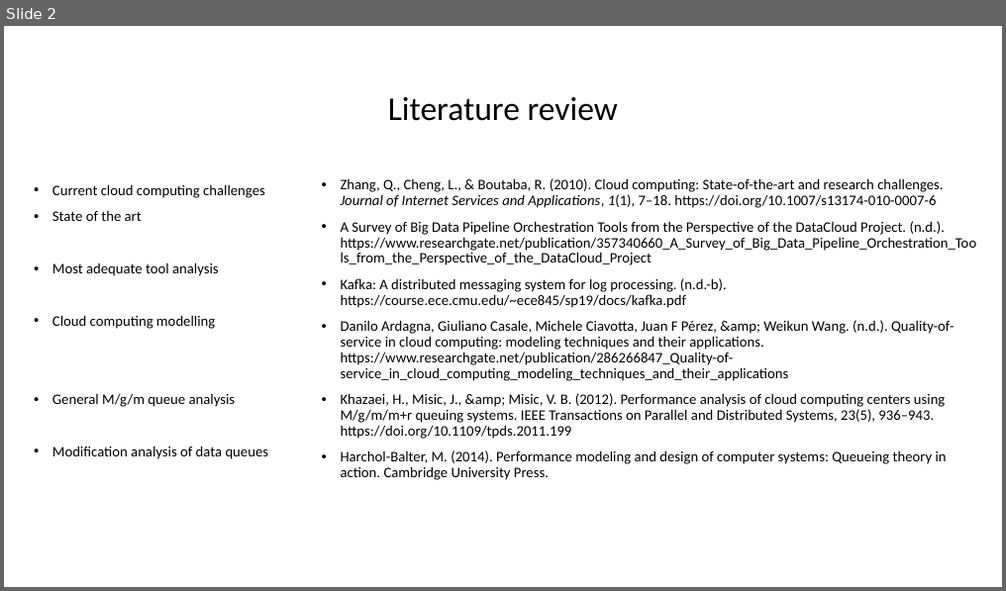
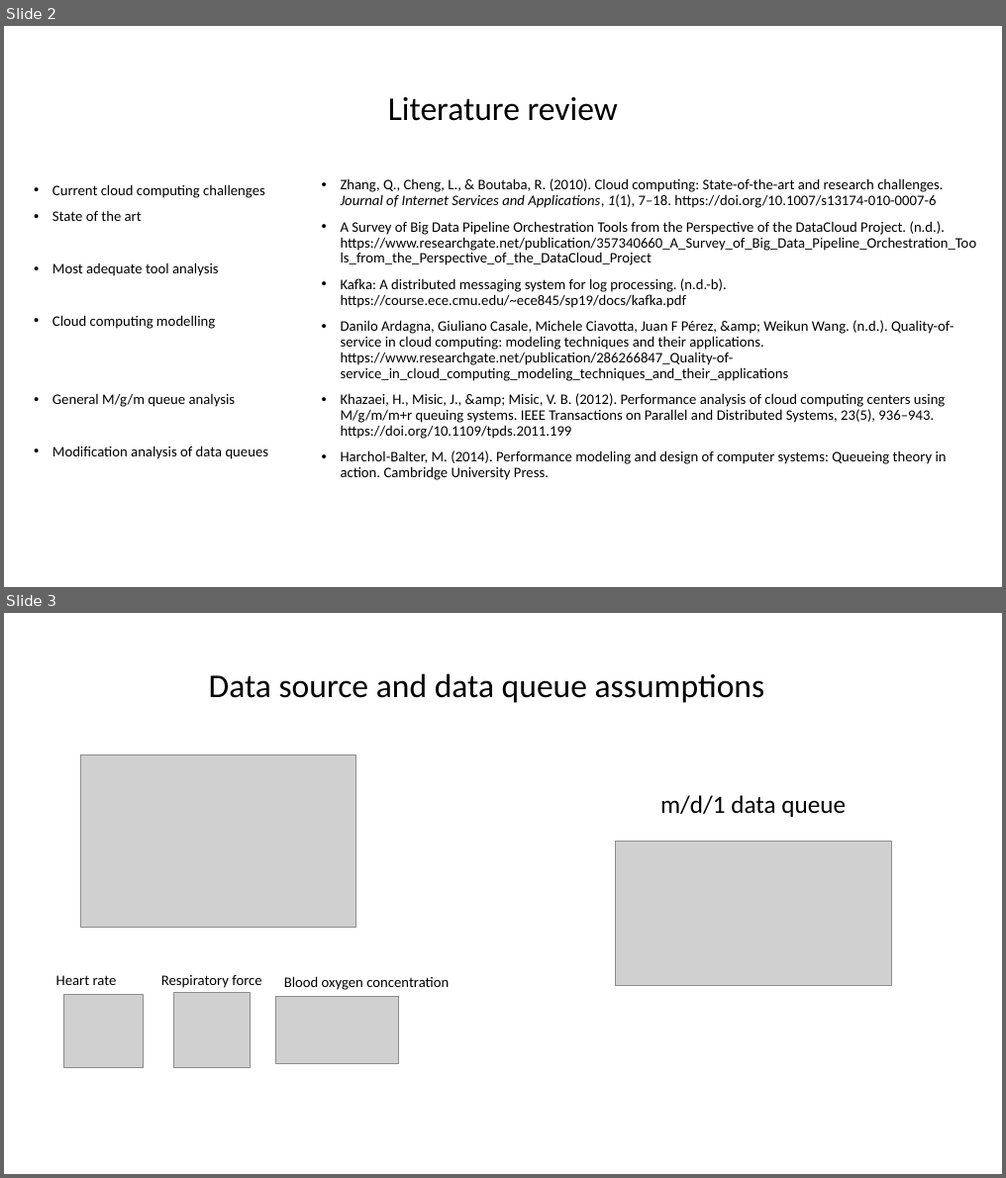
Before and after one commit to JAMota/Applied-Data-Science-and-Statistics, a slide deck: Term3/PresentationMidPoint.pptx. Shown one above the other, each under a label of ours: slide 2 before the commit, slides 2 and 3 after it. The pictures are 1006x591 and 1006x1178 pixels, drawn with LibreOffice and Linux fonts; fonts in the diff are those of the drawing; grey boxes stand for pictures. Boxes give left, top, right and bottom in pixels: in the first picture for what was removed or moved away, otherwise in the second. Text is boxed around its words. In the diff, an @@ line names an element or a change of style, - is before the commit and + after.

```diff
--- a/Term3/PresentationMidPoint.pptx
+++ b/Term3/PresentationMidPoint.pptx
@@ slide 3 added at (4,613,1002,1174), background #FFFFFF @@
@@ title added at (209,673,765,703), 32 pt, text #000000 @@
+Data source and data queue assumptions
@@ picture added at (80,756,355,928) @@
@@ subtitle added at (660,795,846,817), 24 pt, text #000000 @@
+m/d/1 data queue
@@ picture added at (615,842,891,986) @@
@@ text added at (56,975,117,985), 14 pt, text #000000 @@
+Heart rate
@@ picture added at (63,995,144,1068) @@
@@ text added at (161,975,261,988), 14 pt, text #000000 @@
+Respiratory force
@@ picture added at (174,992,250,1068) @@
@@ picture added at (276,996,399,1064) @@
@@ text added at (284,976,449,990), 14 pt, text #000000 @@
+Blood oxygen concentration
```
Also in this commit, not shown: 2 slides removed, 2 other files.
